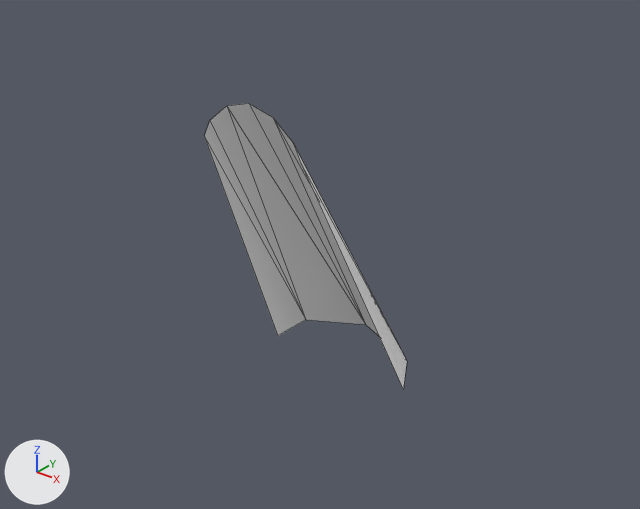
Before and after pictures for a commit that changed the FBX model Assets/Art/Models/Targets/Sci-Fi/Sci-Fi Target Highlight.fbx.
Camera for both pictures: a 50 mm camera at (1.066, -1.057, 0.575) aimed at (0.01, 0.263, -0.243). Lighting does not change. The marker at lower left points along +X, +Y and +Z. Mesh edges are drawn as thin lines. Where no turn or scale is listed for an object, it has been applied to the vertices.

In view in the first picture: 'Highlight'.
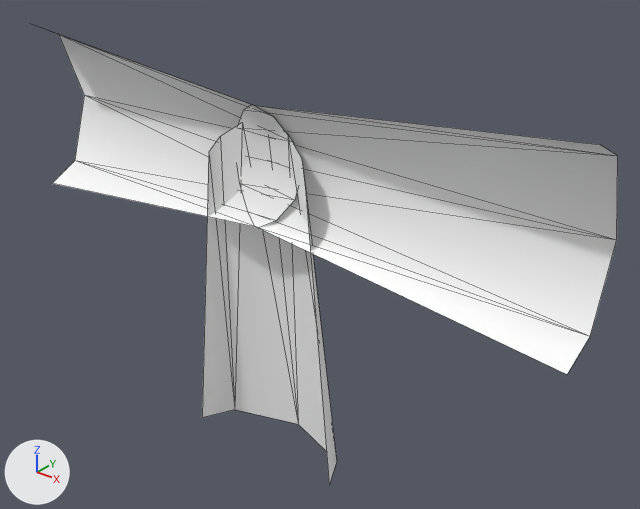
Diff of the bpy script that builds the scene:
```diff
--- a/Assets/Art/Models/Targets/Sci-Fi/Sci-Fi Target Highlight.fbx.py
+++ b/Assets/Art/Models/Targets/Sci-Fi/Sci-Fi Target Highlight.fbx.py
@@ me_mesh @@
 me_mesh.from_pydata(...)  # 12 vertices, 10 faces; spans x -0.185..0.185, y 0.072..0.452, z -0.554..0.126
 # used by ob_highlight; location = (0.0, 0.0, 0.0)
+# me_mesh part 1: the whole mesh is turned -25 degrees about the x axis through the mesh origin
 me_mesh.materials.append(mat_lambert1)
@@ me_mesh_002 @@
+me_mesh_002.from_pydata([(0.005, 0.082, 0.12), (0.037, 0.097, 0.102), (0.07, 0.112, 0.056), (0.084, 0.119, 0.0), (0.07, 0.112, -0.056), (0.037, 0.097, -0.102), (0.005, 0.082, -0.12), (-0.647, 0.146, 0.149), (-0.648, 0.196, 0.0), (-0.647, 0.146, -0.149), (-0.646, 0.075, -0.185), (-0.646, 0.075, 0.185)], [], [(0, 1, 7), (1, 2, 7), (2, 8, 7), (2, 3, 8), (3, 4, 8), (4, 9, 8), (4, 5, 9), (5, 6, 9), (6, 10, 9), (11, 0, 7)])
+me_mesh_002.materials.append(mat_lambert1)  # white #ffffff
@@ me_mesh_001 @@
+me_mesh_001.from_pydata([(-0.005, 0.082, -0.12), (-0.037, 0.097, -0.102), (-0.07, 0.112, -0.056), (-0.084, 0.119, 0.0), (-0.07, 0.112, 0.056), (-0.037, 0.097, 0.102), (-0.005, 0.082, 0.12), (0.647, 0.146, -0.149), (0.648, 0.196, 0.0), (0.647, 0.146, 0.149), (0.646, 0.075, 0.185), (0.646, 0.075, -0.185)], [], [(0, 1, 7), (1, 2, 7), (2, 8, 7), (2, 3, 8), (3, 4, 8), (4, 9, 8), (4, 5, 9), (5, 6, 9), (6, 10, 9), (11, 0, 7)])
+me_mesh_001.materials.append(mat_lambert1)  # white #ffffff
@@ ob_highlight_left @@
+ob_highlight_left = bpy.data.objects.new('Highlight_Left', me_mesh_002)
+ob_highlight_left.location = (0.0, 0.0, 0.0)
@@ ob_highlight_right @@
+ob_highlight_right = bpy.data.objects.new('Highlight_Right', me_mesh_001)
+ob_highlight_right.location = (0.0, 0.0, 0.0)
```

Pixel boxes (x1, y1, x2, y2) of what changed, in the pictures (640 x 509 px):
'Highlight_Right', added: after (238, 105, 618, 374)
'Highlight', mesh turned: before (204, 103, 407, 390); after (202, 125, 337, 485)
'Highlight_Left', added: after (36, 26, 298, 228)
